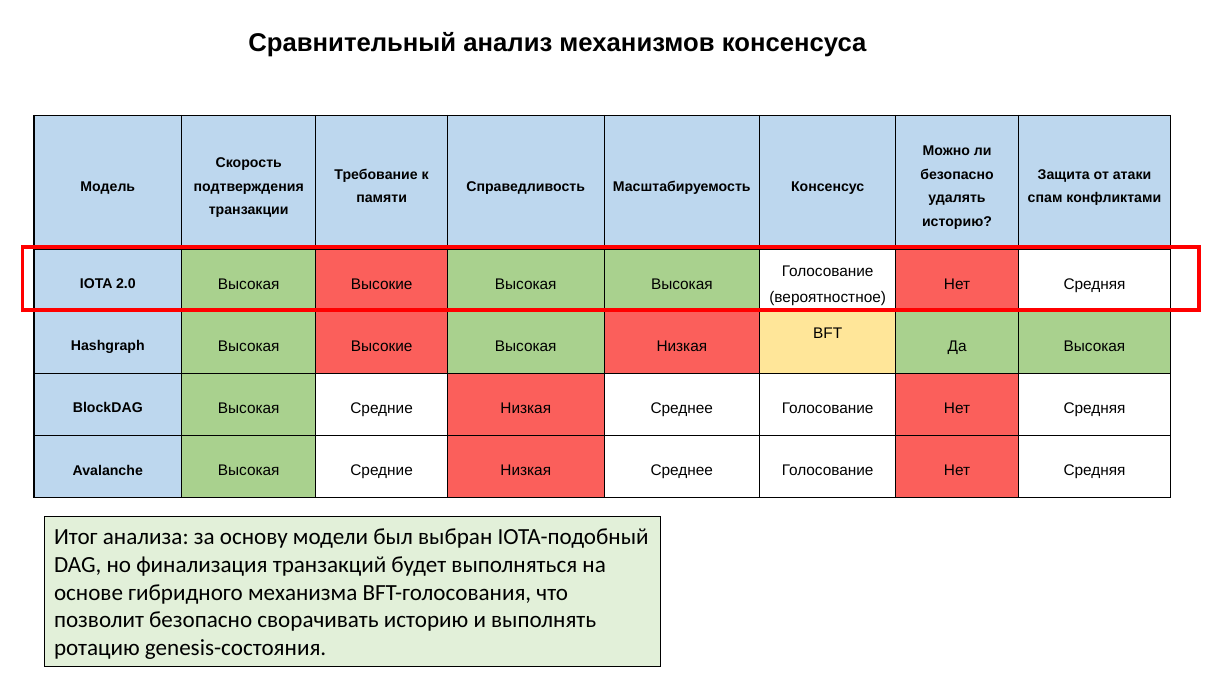
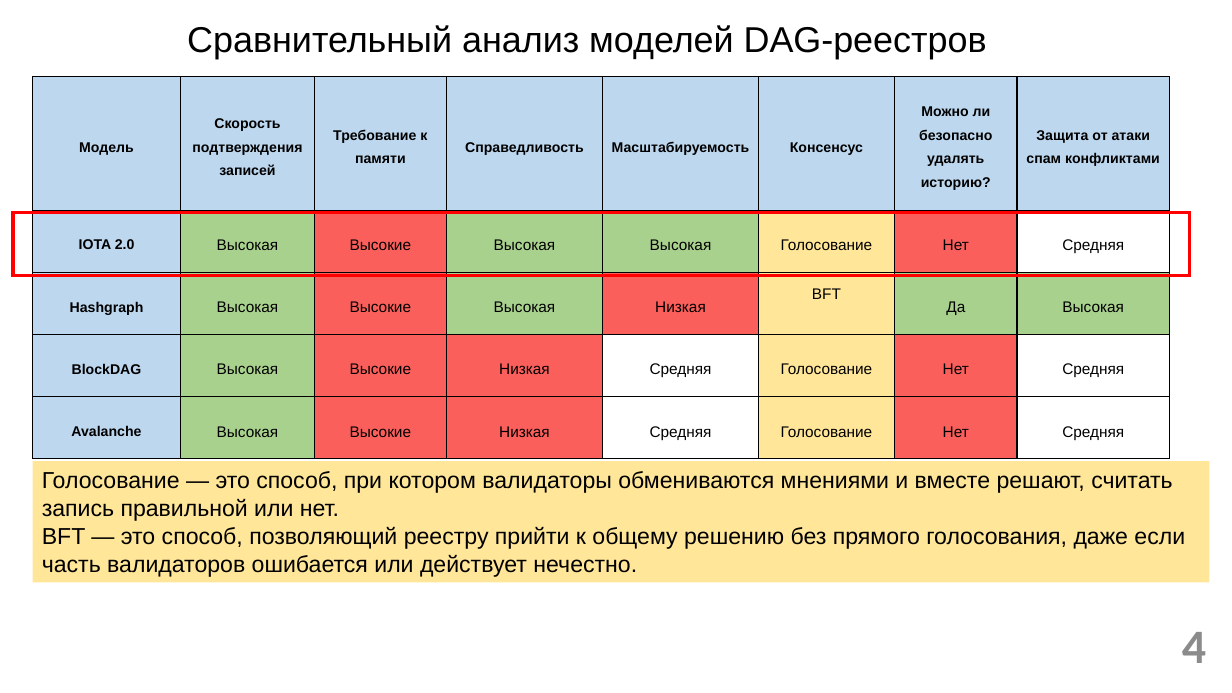
Before and after one commit to ub3r123/My_model, a slide deck: slide 4 of Презентация1.pptx. Drawn at 1232x693 pixels with LibreOffice and Linux fonts; fonts in the diff are those of the drawing; background and template pictures are left out. Boxes give left, top, right and bottom in pixels: in the first picture for what was removed or moved away, otherwise in the second. Text is boxed around its words. In the diff, an @@ line names an element or a change of style, - is before the commit and + after.

```diff
--- a/Презентация1.pptx
+++ b/Презентация1.pptx
@@ text at <box>187,25,987,59</box>: text changed; size 20 to 28 pt; bold off @@
-Сравнительный анализ механизмов консенсуса
+Сравнительный анализ моделей DAG-реестров
@@ table at <box>32,77,1169,458</box> @@
-row 1, column 2: Скорость подтверждения транзакции
+row 1, column 2: Скорость подтверждения записей
-row 2, column 6: Голосование (вероятностное)
+row 2, column 6: Голосование
-row 4, column 3: Средние
+row 4, column 3: Высокие
-row 4, column 5: Среднее
+row 4, column 5: Средняя
-row 5, column 3: Средние
+row 5, column 3: Высокие
-row 5, column 5: Среднее
+row 5, column 5: Средняя
@@ fill none to #FFE699 in 3 cells @@
@@ fill none to #FB5F5B in 2 cells @@
@@ table: place and size @@
-table at <box>34,116,1171,497</box>
+table at <box>32,77,1169,458</box>
@@ rectangle: place and size @@
-rectangle at <box>22,247,1200,310</box>
+rectangle at <box>13,213,1190,275</box>
@@ rectangle added at <box>32,461,1210,582</box>, fill #FFE699, 18 pt, text #000000 @@
+Голосование — это способ, при котором валидаторы обмениваются мнениями и вместе решают, считать запись правильной или нет.
+BFT — это способ, позволяющий реестру прийти к общему решению без прямого голосования, даже если часть валидаторов ошибается или действует нечестно.
@@ rectangle removed at <box>45,518,662,667</box> @@
-Итог анализа: за основу модели был выбран IOTA-подобный DAG, но финализация транзакций будет выполняться на основе гибридного механизма BFT-голосования, что позволит безопасно сворачивать историю и выполнять ротацию genesis-состояния.
@@ page number added at <box>1182,632,1206,663</box>, 37.3 pt, text #8C8C8C, bold @@
+4
```
Also in this commit, not shown: 7 other slides changed, 7 slides added, 2 slides removed, 3 other files.
